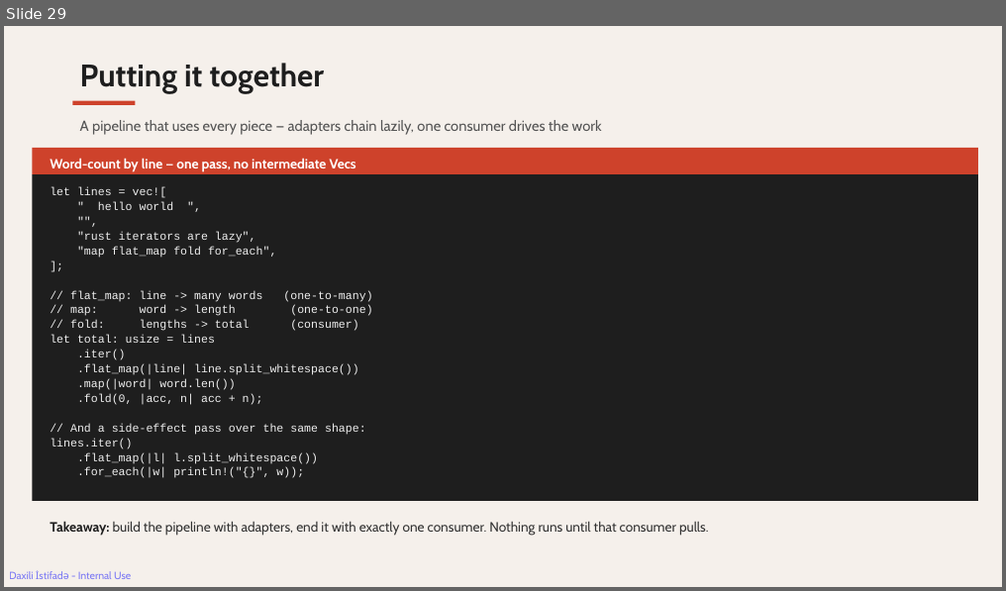
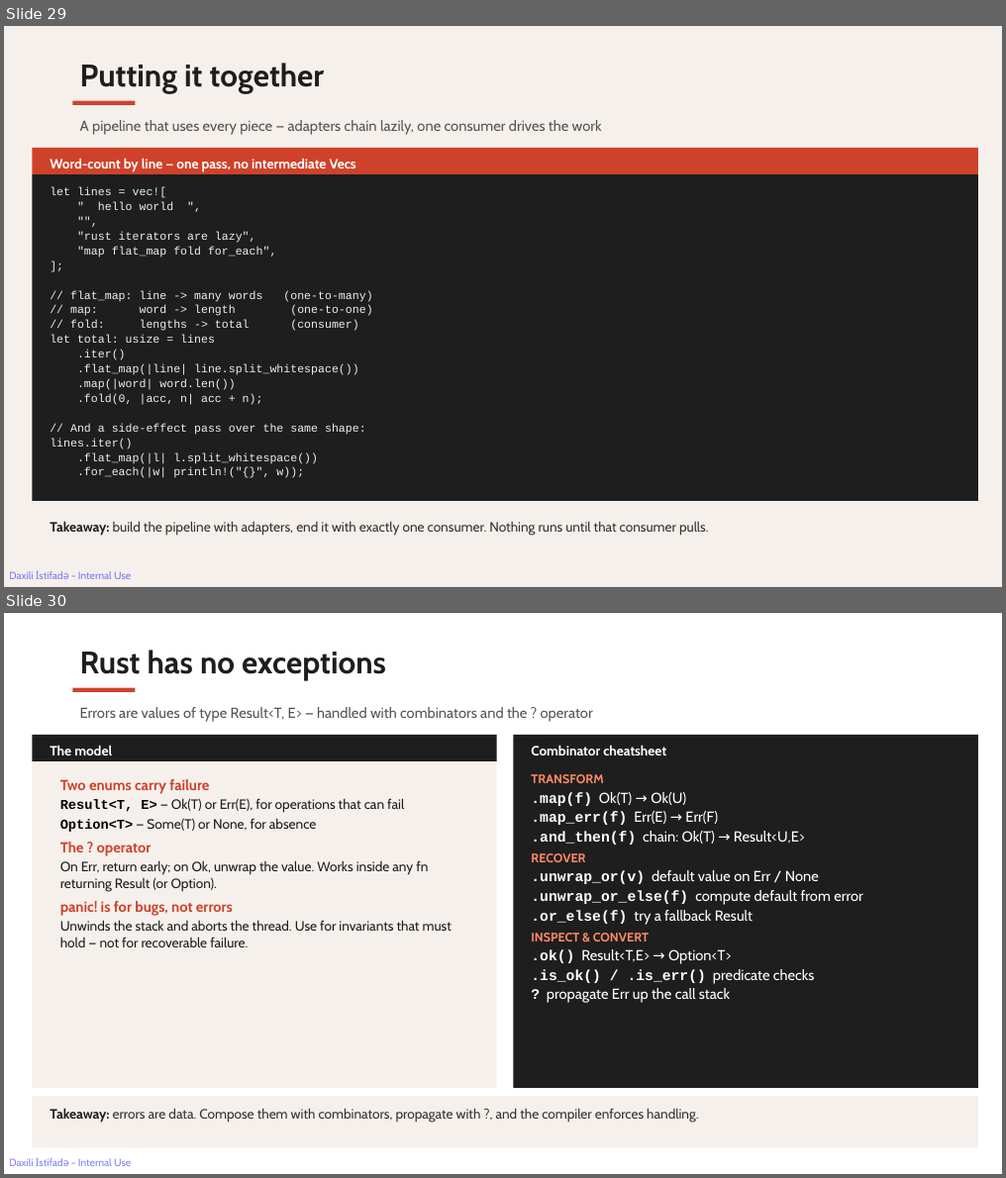
Before and after one commit to rahimahmedov/rust_vs_cpp, a slide deck: rust_friday_session.pptx. Shown one above the other, each under a label of ours: slide 29 before the commit, slides 29 and 30 after it. The pictures are 1006x591 and 1006x1178 pixels, drawn with LibreOffice and Linux fonts; fonts in the diff are those of the drawing. Boxes give left, top, right and bottom in pixels: in the first picture for what was removed or moved away, otherwise in the second. Text is boxed around its words. In the diff, an @@ line names an element or a change of style, - is before the commit and + after.

```diff
--- a/rust_friday_session.pptx
+++ b/rust_friday_session.pptx
@@ slide 30 added at [4,613,1002,1174], background #FFFFFF; not listed: 1 template element that a slide beside it also shows @@
@@ text added at [80,650,386,680], 30 pt, text #1E1E1E, bold @@
+Rust has no exceptions
@@ rectangle added at [73,688,135,692], fill #CE422B @@
@@ text added at [80,707,593,722], 14 pt, text #555555 @@
+Errors are values of type Result<T, E> — handled with combinators and the ? operator
@@ rectangle added at [33,735,497,761], fill #1E1E1E @@
@@ text added at [50,745,112,756], 13 pt, text #FFFFFF, bold @@
+The model
@@ rectangle added at [514,735,979,761], fill #1E1E1E @@
@@ text added at [531,745,666,756], 13 pt, text #FFFFFF, bold @@
+Combinator cheatsheet
@@ rectangle added at [33,761,497,1088], fill #F5F0EB @@
@@ text added at [60,779,451,948], 13 pt, text #1E1E1E @@
+Two enums carry failure
+Result<T, E> — Ok(T) or Err(E), for operations that can fail
+Option<T> — Some(T) or None, for absence
+The ? operator
+On Err, return early; on Ok, unwrap the value. Works inside any fn returning Result (or Option).
+panic! is for bugs, not errors
+Unwinds the stack and aborts the thread. Use for invariants that must hold — not for recoverable failure.
@@ rectangle added at [514,761,979,1088], fill #1E1E1E @@
@@ text added at [531,774,863,1003], 14 pt, text #FFFFFF @@
+TRANSFORM
+.map(f) Ok(T) → Ok(U)
+.map_err(f) Err(E) → Err(F)
+.and_then(f) chain: Ok(T) → Result<U,E>
+RECOVER
+.unwrap_or(v) default value on Err / None
+.unwrap_or_else(f) compute default from error
+.or_else(f) try a fallback Result
+INSPECT & CONVERT
+.ok() Result<T,E> → Option<T>
+.is_ok() / .is_err() predicate checks
+? propagate Err up the call stack
@@ rectangle added at [33,1096,979,1149], fill #F5F0EB @@
@@ text added at [50,1108,698,1123], 13 pt, text #333333 @@
+Takeaway: errors are data. Compose them with combinators, propagate with ?, and the compiler enforces handling.
```
Also in this commit, not shown: 1 slide changed, 6 other slides added, 40 other files.
